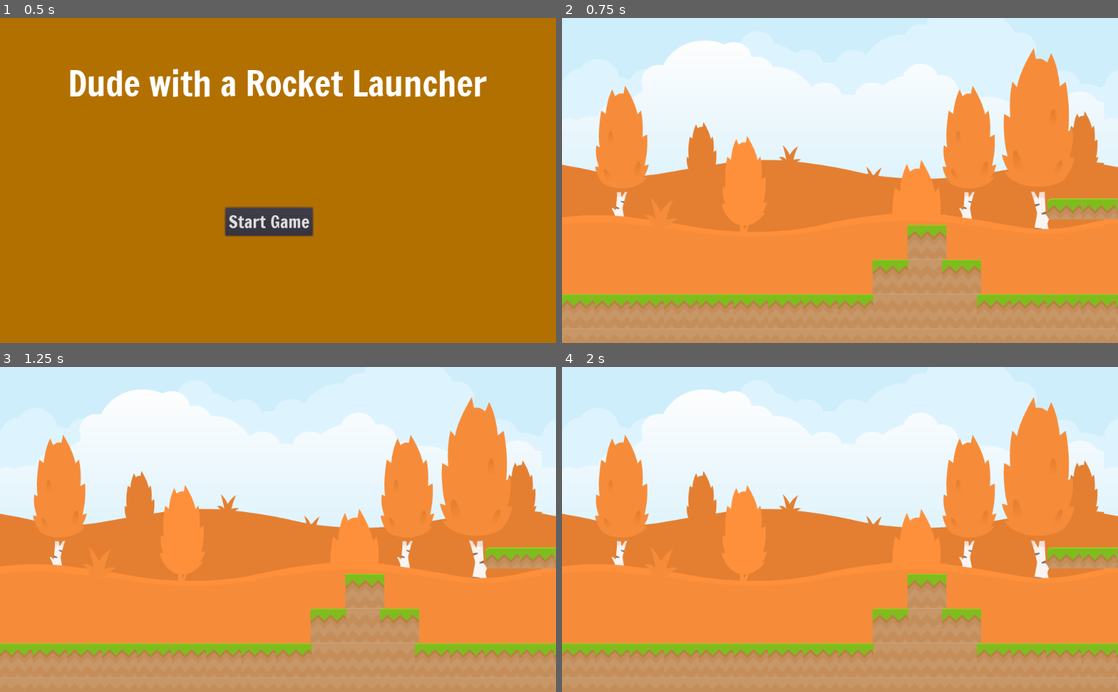
Above: before the commit, frames 1-4 (two rows, left to right).
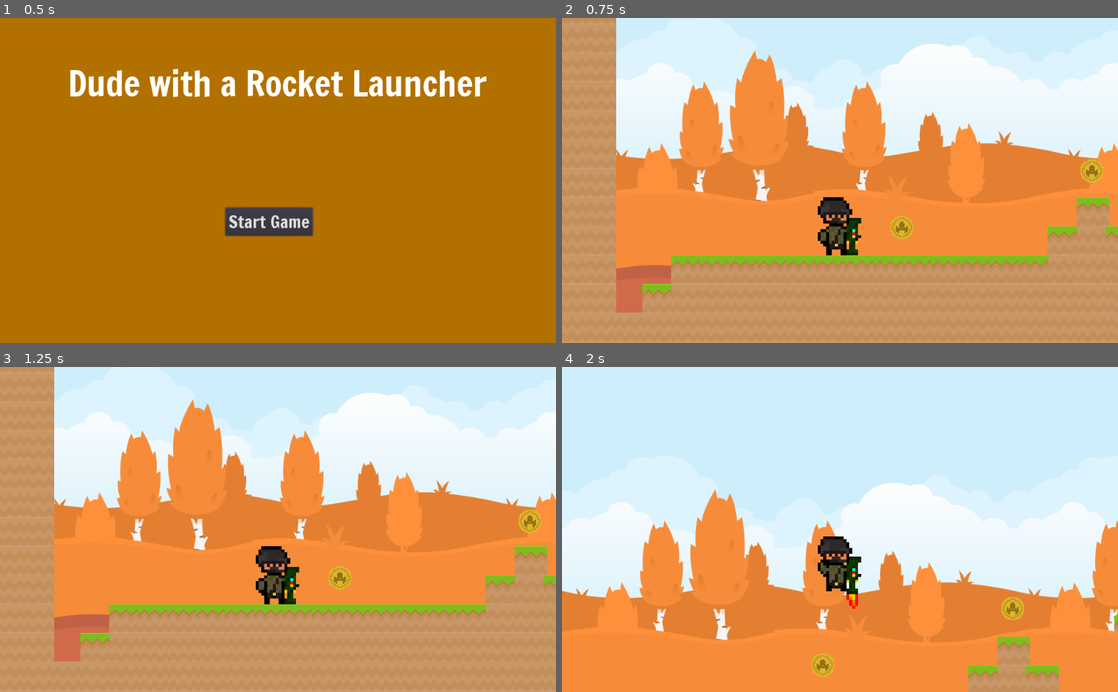
Above: after the commit, the same moments.

Repository: bsu-cs315/P2-ncbarber
Game: Godot game, scene res://src/Title.tscn
The game is run twice, just before and just after one commit, with the same random seed, the same clock (stepped at 60 frames per second) and the same inputs.
Inputs:
- Up to frame 1 (0.5 s): no input
- Up to frame 2 (0.75 s): click "Start Game" at 0.5 s
- Up to frame 3 (1.25 s): no input
- Up to frame 4 (2 s): hold D (right) from 1.28 s (still down); hold Space (rocket_launch) from 1.28 s (still down); tap W (jump) at 1.52 s

Frame 1 is identical in both runs. In frame 2, 44% of the frame differs, in the area x 0-100%, y 0-96%; in frame 3, 44%; in frame 4, 56%, in the area x 0-100%, y 7-100%.
Error before the commit: Parse Error: The assigned value doesn't have a set type; the variable type can't be inferred. (res://src/Level.gd:27)

Commit message:
Update Style

Diff:
--- a/project/src/Level.gd
+++ b/project/src/Level.gd
@@ -24,8 +24,8 @@
 
 
 func spawn_coin(spawnPosition):
-	var coin := load("res://src/Coin.tscn").instance()
-	var _connection = coin.connect("body_entered", self, "_on_Coin_Entered", [coin])
+	var coin : Area2D = load("res://src/Coin.tscn").instance()
+	var _connection := coin.connect("body_entered", self, "_on_Coin_Entered", [coin])
 	coin.position = spawnPosition
 	call_deferred("add_child", coin)
 
